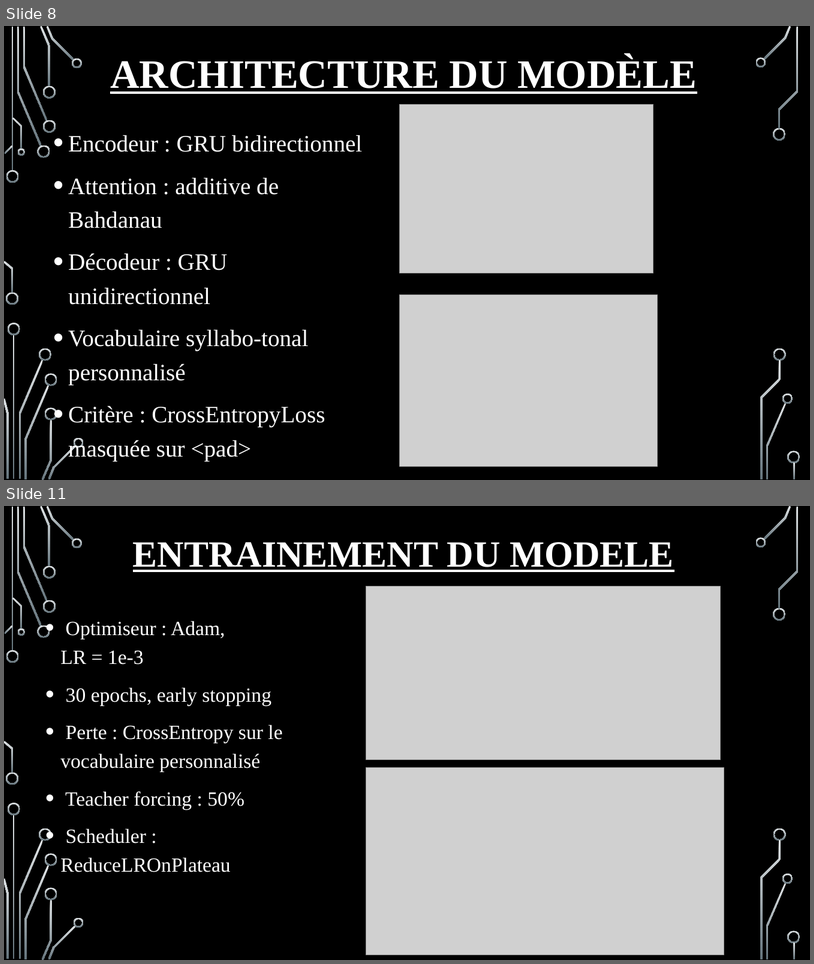
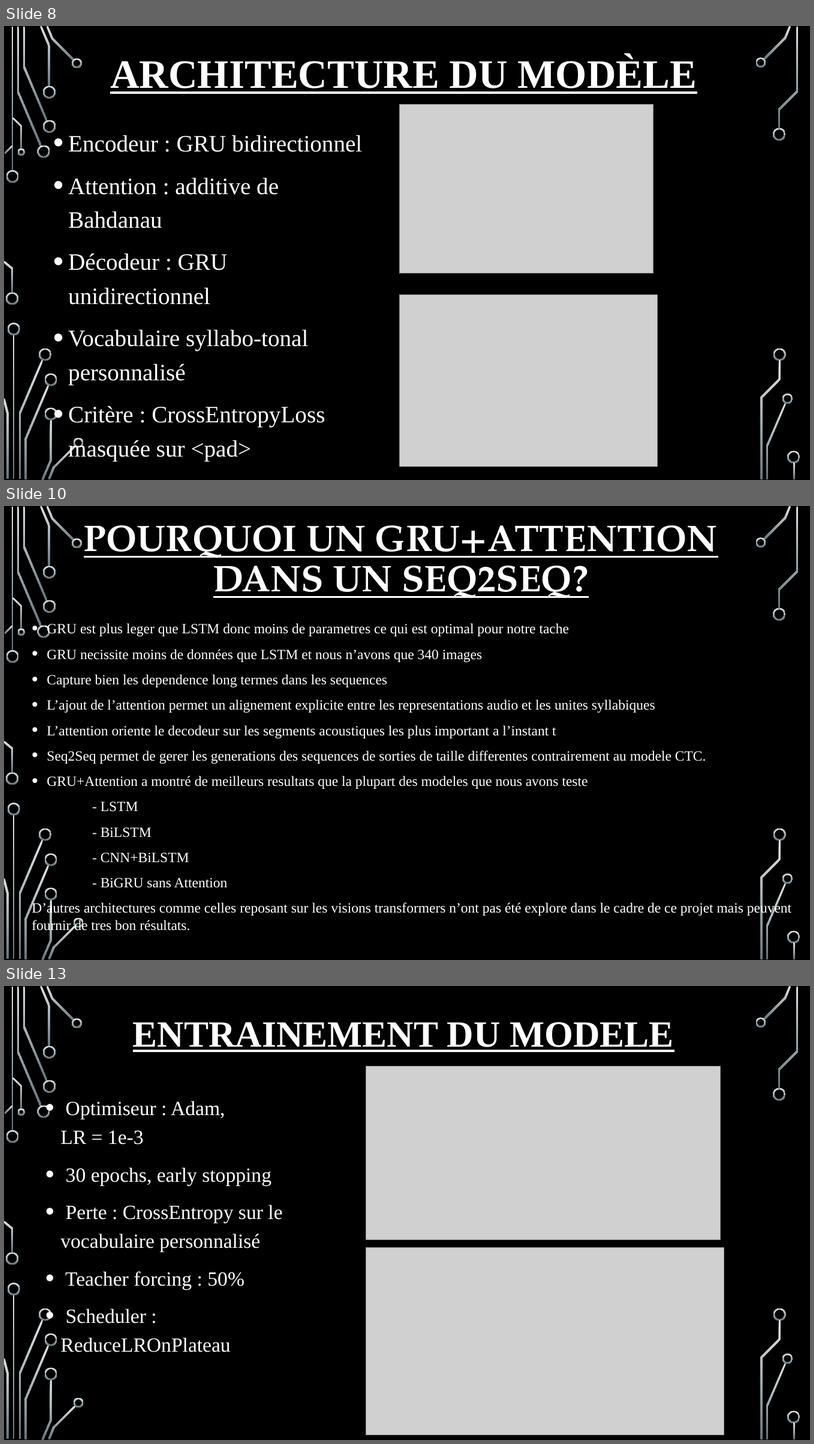
Before and after one commit to NFChristianJ/RNN-pour-ASR-en-Yemba, a slide deck: documentations/ASR pour le Yemba.pptx. Shown one above the other, each under a label of ours: slides 8 and 11 before the commit, slides 8, 10 and 13 after it; the slides between them are not shown. The pictures are 814x964 and 814x1444 pixels, drawn with LibreOffice and Linux fonts; fonts in the diff are those of the drawing; grey boxes stand for pictures; background and template pictures are left out. Boxes give left, top, right and bottom in pixels: in the first picture for what was removed or moved away, otherwise in the second. Text is boxed around its words. In the diff, an @@ line names an element or a change of style, - is before the commit and + after.

```diff
--- a/documentations/ASR pour le Yemba.pptx
+++ b/documentations/ASR pour le Yemba.pptx
@@ slide 10 added at (x1=4, y1=506, x2=810, y2=960), background picture (left out); not listed: 36 template elements that a slide beside it also shows @@
@@ title added at (x1=84, y1=525, x2=718, y2=598), 44 pt, text #FFFFFF, bold, underline @@
+POURQUOI UN GRU+ATTENTION DANS UN SEQ2SEQ?
@@ text added at (x1=32, y1=623, x2=792, y2=933), 16.8 pt, text #FFFFFF @@
+• GRU est plus leger que LSTM donc moins de parametres ce qui est optimal pour notre tache
+• GRU necissite moins de données que LSTM et nous n’avons que 340 images
+• Capture bien les dependence long termes dans les sequences
+• L’ajout de l’attention permet un alignement explicite entre les representations audio et les unites syllabiques
+• L’attention oriente le decodeur sur les segments acoustiques les plus important a l’instant t
+• Seq2Seq permet de gerer les generations des sequences de sorties de taille differentes contrairement au modele CTC.
+• GRU+Attention a montré de meilleurs resultats que la plupart des modeles que nous avons teste
+- LSTM
+- BiLSTM
+- CNN+BiLSTM
+- BiGRU sans Attention
+D’autres architectures comme celles reposant sur les visions transformers n’ont pas été explore dans le cadre de ce projet mais peuvent fournir de tres bon résultats.
@@ what was slide 11 is now slide 13 @@
```
Also in this commit, not shown: 4 slides changed, 1 other slide added.
